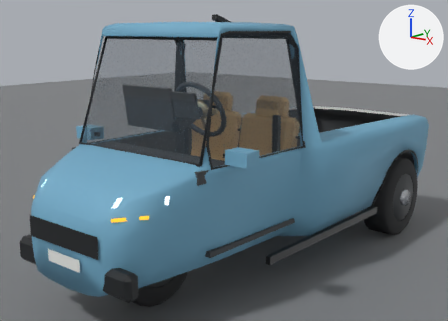
The Blender file docs/round30/vehicles/Blender-TRIKE.blend, before and after one commit.
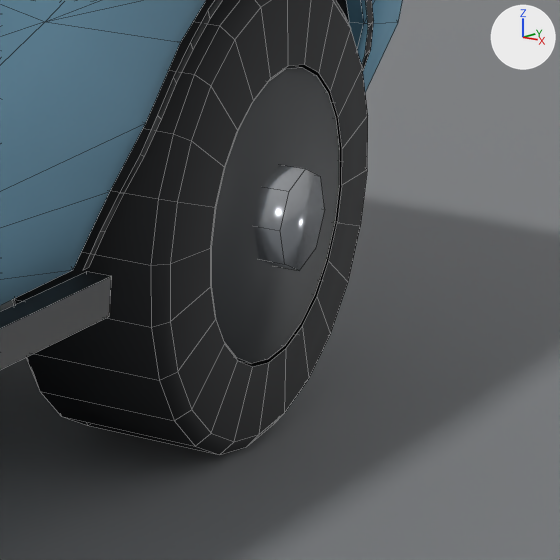
The first picture shows the older version from a camera (50 mm lens) standing at (2.88, -3.84, 1.79) and looking at (-0.18, -0.19, 0.77). The close-ups show the older and then the newer version on the part from 80% to 100% of the width and 51% to 78% of the height of that picture. Only the edits that show in the close-ups are written down. Arrows for +X, +Y and +Z are at upper right; the lights stay in place. The close-ups show mesh edges as thin lines.

The older version as bpy lines, for what is in view:
```python
me_cylinder_014 = bpy.data.meshes.new('Cylinder.014')
me_cylinder_014.from_pydata(...)  # a 24-sided cylinder along z spanning x -0.207..0.207, y -0.207..0.207, z -0.027..0.027
me_cylinder_014.polygons.foreach_set('use_smooth', [True] * 26)
me_cylinder_014.materials.append(mat_rim)  # dark grey #4d5052
me_cylinder_015 = bpy.data.meshes.new('Cylinder.015')
me_cylinder_015.from_pydata(...)  # an 8-sided cylinder along z spanning x -0.0726..0.0726, y -0.0726..0.0726, z -0.0375..0.0375
me_cylinder_015.polygons.foreach_set('use_smooth', [True] * 10)
me_cylinder_015.materials.append(mat_hub)  # light grey #c4c7cb
me_plane = bpy.data.meshes.new('Plane')
me_plane.from_pydata([(-15.0, -15.0, 0.0), (15.0, -15.0, 0.0), (-15.0, 15.0, 0.0), (15.0, 15.0, 0.0)], [], [(0, 1, 3, 2)])
me_plane.materials.append(mat_previewground)  # grey #818486
ob_previewground = bpy.data.objects.new('PreviewGround', me_plane)
ob_previewground.location = (0.0, 0.0, 0.0)
ob_wheelrearl_hub = bpy.data.objects.new('WheelRearL_Hub', me_cylinder_015)
ob_wheelrearl_hub.parent = ob_wheelrearl
ob_wheelrearl_hub.location = (0.122, 0.0, 0.0)
ob_wheelrearl_hub.rotation_euler = (0.0, 1.571, 0.0)  # degrees (0, 90, 0)
ob_wheelrearl_rim = bpy.data.objects.new('WheelRearL_Rim', me_cylinder_014)
ob_wheelrearl_rim.parent = ob_wheelrearl
ob_wheelrearl_rim.location = (0.095, 0.0, 0.0)
ob_wheelrearl_rim.rotation_euler = (0.0, 1.571, 0.0)  # degrees (0, 90, 0)
# also in view: 'Surface_CarRoot_Cladding' at (0.0, 1.17, 0.55); 'Body' at (0.0, 0.0, 1.04); 'Surface_CarRoot_BlackTrim' at (0.0, -0.01, 1.08); 'Surface_WheelRearL_Tyre' at (0.59, 1.17, 0.34)
```
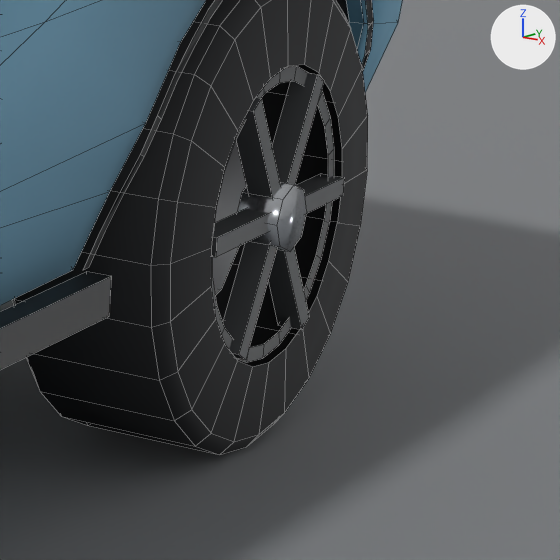
What differs and where, as boxes [x1, y1, x2, y2] in the close-ups (560 x 560 px):
'WheelRearL_Rim', deleted: before [211, 66, 339, 363]
'Surface_WheelRearL_Rim', added: after [211, 66, 344, 362]
'WheelRearL_Hub', moved, rescaled: before [254, 164, 325, 271]; after [238, 182, 307, 251]
'WheelRearL_BrakeDisc', added: after [212, 140, 247, 295]

Edits to the bpy script that builds the scene:
```text
Add mat_brakedisc:
    mat_brakedisc = principled_material('BrakeDisc')
    mat_brakedisc.base_color = (0.42, 0.43, 0.45)  # grey #adafb3
    mat_brakedisc.metallic = 1.0
    mat_brakedisc.roughness = 0.35
Change me_cylinder_015:
    used by ob_wheelrearl_hub; parent = ob_wheelrearl; location = (0.122, 0.0, 0.0); rotation_euler = (0.0, 1.571, 0.0), in degrees (0, 90, 0)
    remove me_cylinder_015.from_pydata(...)  # 16 vertices, 10 faces; spans x -0.0726..0.0726, y -0.0726..0.0726, z -0.0375..0.0375
    add me_cylinder_015.from_pydata(...)  # 16 vertices, 10 faces; spans x -0.0477..0.0477, y -0.0477..0.0477, z -0.03..0.03
    me_cylinder_015 part 1: the whole mesh is scaled about its middle by (0.657, 0.657, 0.8)
Add me_cylinder_014_1:
    me_cylinder_014_1.from_pydata(...)  # a 12-sided cylinder along z spanning x -0.17..0.17, y -0.17..0.17, z -0.01..0.01
    me_cylinder_014_1.polygons.foreach_set('use_smooth', [True] * 14)
    me_cylinder_014_1.materials.append(mat_brakedisc)  # grey #adafb3
Add me_wheelrearl_rimlipmesh:
    me_wheelrearl_rimlipmesh.from_pydata(...)  # 96 vertices, 60 faces; spans x 0.095..0.13, y -0.207..0.207, z -0.207..0.207
    me_wheelrearl_rimlipmesh.materials.append(mat_rim)  # dark grey #4d5052
Remove ob_wheelrearl_rim:
    ob_wheelrearl_rim = bpy.data.objects.new('WheelRearL_Rim', me_cylinder_014)
    ob_wheelrearl_rim.parent = ob_wheelrearl
    ob_wheelrearl_rim.location = (0.095, 0.0, 0.0)
    ob_wheelrearl_rim.rotation_euler = (0.0, 1.571, 0.0)  # degrees (0, 90, 0)
Change ob_wheelrearl_hub:
    ob_wheelrearl_hub.location: (0.122, 0.0, 0.0) -> (0.115, 0.0, 0.0)
Add ob_wheelrearl_brakedisc:
    ob_wheelrearl_brakedisc = bpy.data.objects.new('WheelRearL_BrakeDisc', me_cylinder_014_1)
    ob_wheelrearl_brakedisc.parent = ob_wheelrearl
    ob_wheelrearl_brakedisc.location = (0.0, 0.0, 0.0)
    ob_wheelrearl_brakedisc.rotation_euler = (0.0, 1.571, 0.0)  # degrees (0, 90, 0)
Add ob_surface_wheelrearl_rim:
    ob_surface_wheelrearl_rim = bpy.data.objects.new('Surface_WheelRearL_Rim', me_wheelrearl_rimlipmesh)
    ob_surface_wheelrearl_rim.parent = ob_wheelrearl
    ob_surface_wheelrearl_rim.location = (0.0, 0.0, 0.0)
```
